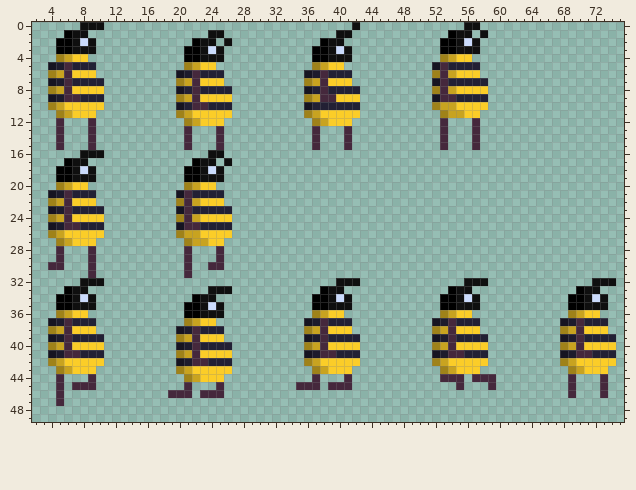
Edited in one commit: pixel-art file (Mini jame gam2/Assets/Assets/Player-Spritesheet.aseprite). The picture above is the old version.
80x80 pixels, 1 frame. Shown: x 2..75, y 0..49.
After:
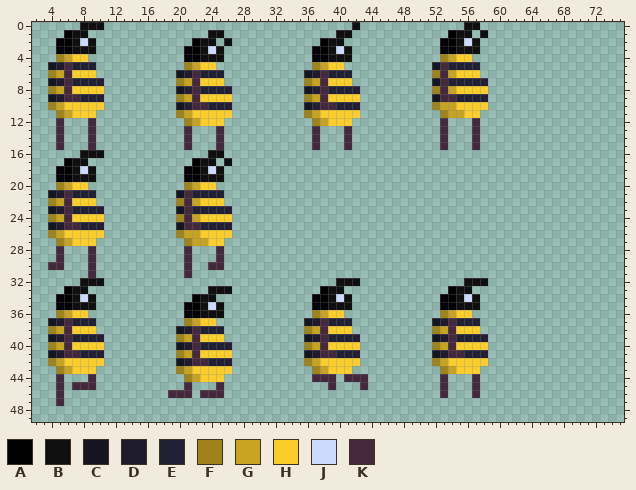
Palette (. is transparent): A #000000  B #0f0f0f  C #161421  D #1d1b2c  E #222034  F #9f8219  G #c8a320  H #fbcd28  J #cbdbfc  K #45283c
The edit:
@@ x 36..41 @@
  8 CEKEEE
- 9 FGKKHH
-10 CEEEEE
+ 9 FGKHHH
+10 CEKKEE
 11 FGHHHH
@@ x 33..75 @@
 31 ...........................................
-32 .......BBB.............BBB.............BBB.
-33 .....ABB.............ABB.............ABB...
-34 ....AABJB...........AABJB...........AABJB..
-35 ....AABBB...........AABBB...........AABBB..
-36 ....FGHH............FGHH............FGHH...
-37 ...CDKEEE..........CDKEEE..........CDKEEE..
-38 ...FGKHHH..........FGKHHH..........FGKHHH..
-39 ...CDKEEEE.........CDKEEEE.........CDKEEEE.
-40 ...FGKHHHH.........FGKHHHH.........FGKHHHH.
-41 ...CDKKEEE.........CDKKEEE.........CDKKEEE.
-42 ...FGHHHHH.........FGHHHHH.........FGHHHHH.
-43 ....FGHHH...........FGHHH...........FGHHH..
-44 ....K...K...........KKK.KKK.........K...K..
-45 ..KKK.KKK.............K...K.........K...K..
-46 ....................................K...K..
+32 .......BBB.............BBB.................
+33 .....ABB.............ABB...................
+34 ....AABJB...........AABJB..................
+35 ....AABBB...........AABBB..................
+36 ....FGHH............FGHH...................
+37 ...CDKEEE..........CDKEEE..................
+38 ...FGKHHH..........FGKHHH..................
+39 ...CDKEEEE.........CDKEEEE.................
+40 ...FGKHHHH.........FGKHHHH.................
+41 ...CDKKEEE.........CDKKEEE.................
+42 ...FGHHHHH.........FGHHHHH.................
+43 ....FGHHH...........FGHHH..................
+44 ....KKK.KKK.........K...K..................
+45 ......K...K.........K...K..................
+46 ....................K...K..................
 47 ...........................................
Boxes around the changes in both pictures, in picture pixels (x1, y1, x2, y2):
changed: (320, 94, 336, 110)
erased: (560, 278, 616, 398)
changed: (296, 374, 368, 390)
changed: (440, 374, 496, 398)
